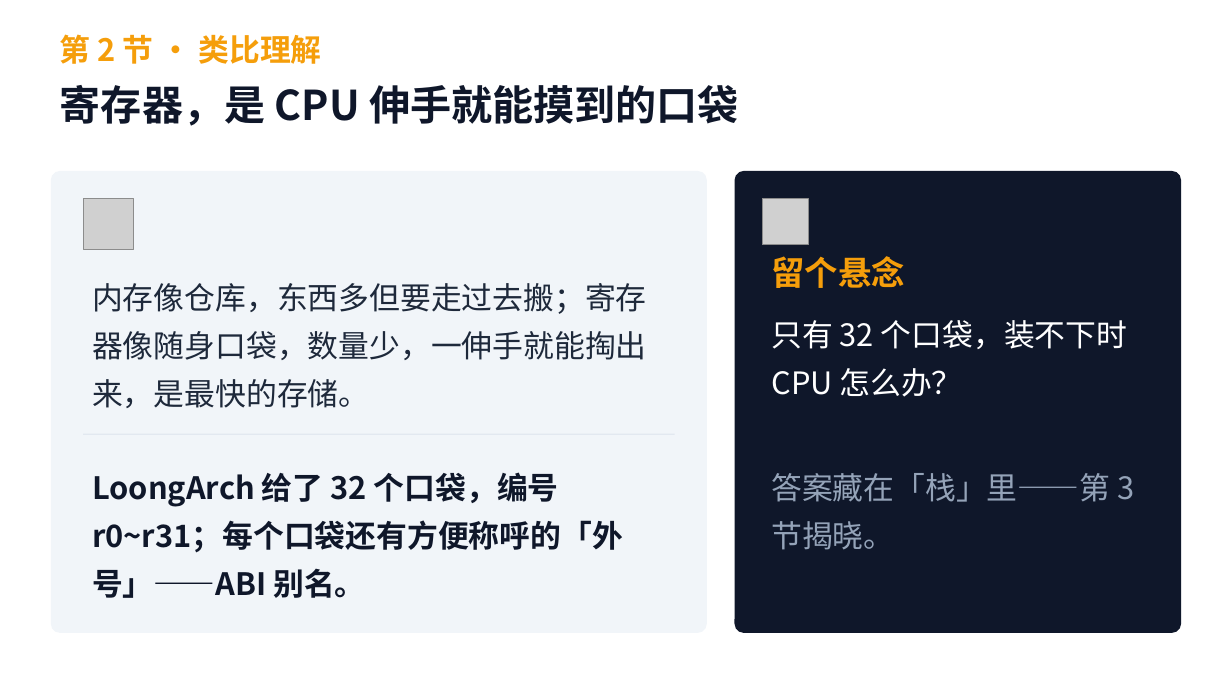
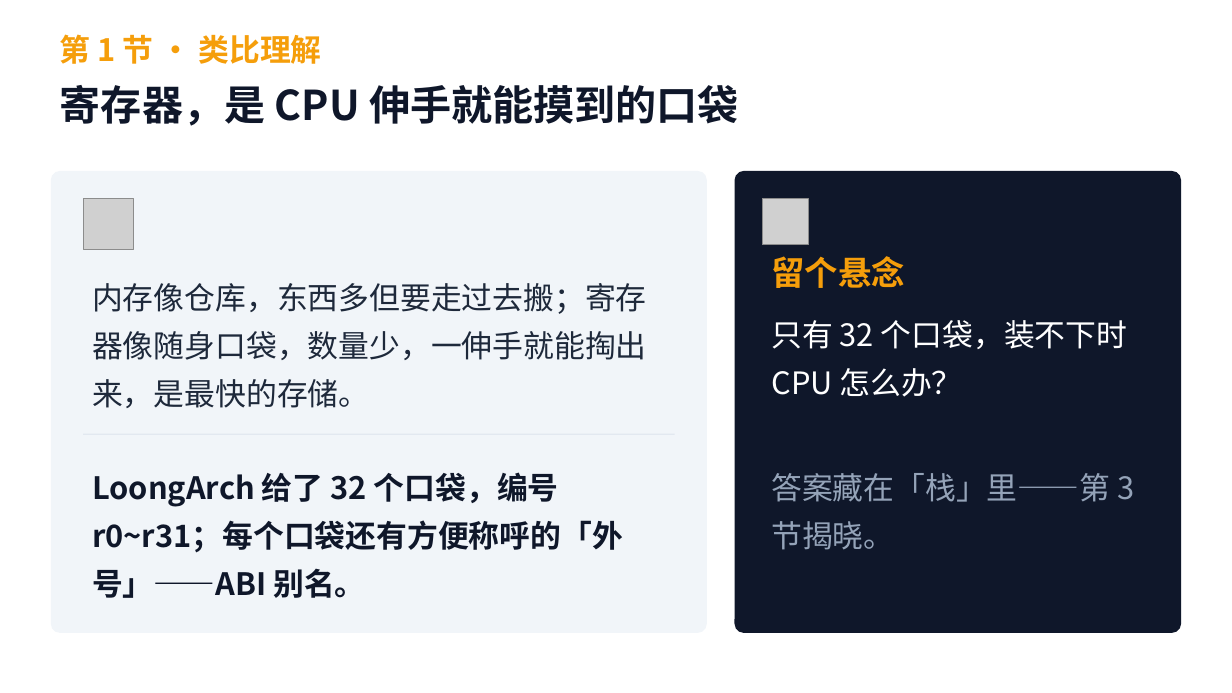
Before and after one commit to cxi218447-byte/miniOS, a slide deck: slide 10 of docs/week01/week01_qemu_hello_course.pptx (slide 11 before the commit). Drawn at 1232x693 pixels with LibreOffice and Linux fonts; fonts in the diff are those of the drawing; grey boxes stand for pictures. Boxes give left, top, right and bottom in pixels: in the first picture for what was removed or moved away, otherwise in the second. Text is boxed around its words. In the diff, an @@ line names an element or a change of style, - is before the commit and + after.

```diff
--- a/docs/week01/week01_qemu_hello_course.pptx
+++ b/docs/week01/week01_qemu_hello_course.pptx
@@ text at bbox=[60, 34, 321, 64]: text changed @@
-第 2 节 · 类比理解
+第 1 节 · 类比理解
```
Also in this commit, not shown: 32 other slides changed, 5 slides added, 2 slides removed, 16 other files.
